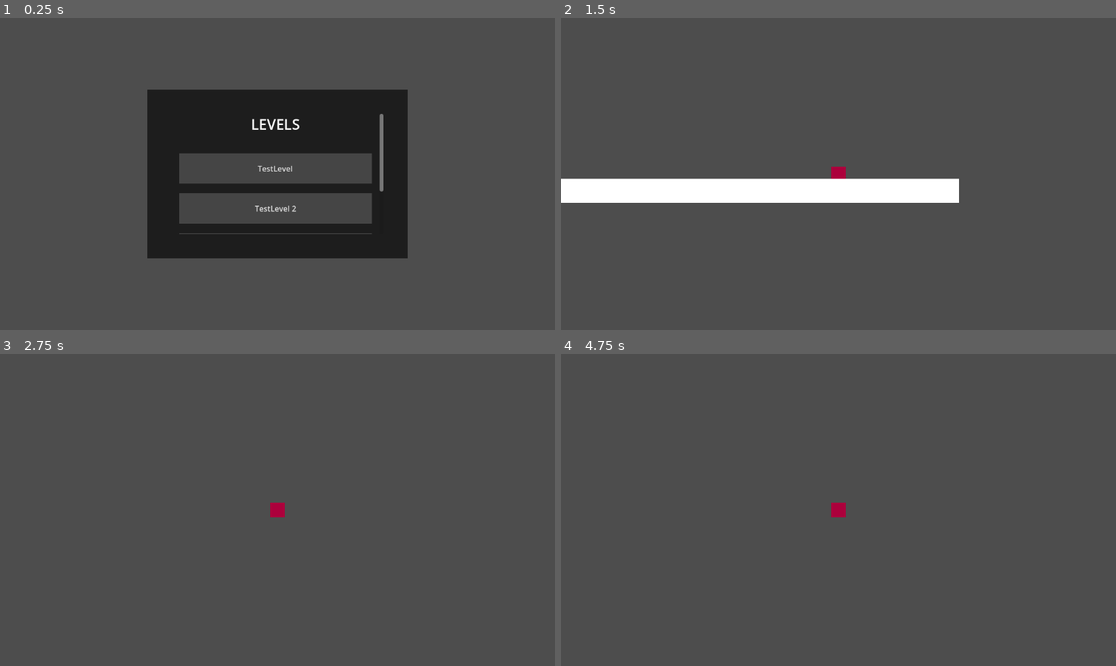
Above: before the commit, frames 1-4 (two rows, left to right).
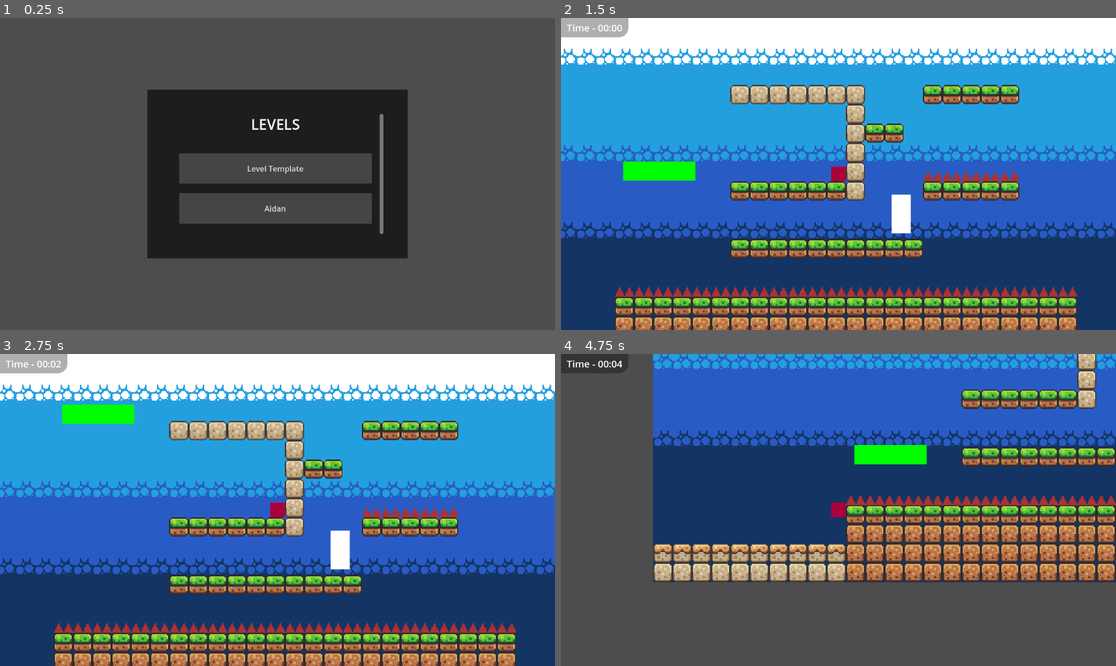
Above: after the commit, the same moments.

Repository: AHeathfield/MacGDC_LevelDesigner
Game: Godot game, scene res://Scenes/main.tscn
The game is run twice, just before and just after one commit, with the same random seed, the same clock (stepped at 60 frames per second) and the same inputs.
Inputs (mouse positions are in pixels of both pictures, inside the frame that each line leads up to):
- Up to frame 1 (0.25 s): no input
- Up to frame 2 (1.5 s): click "TestLevel" (after the commit: "Level Template") at 0.5 s; tap Enter at 1.25 s; move the mouse to (960, 158) at 1.27 s; hold D (Right) from 1.28 s (still down); hold Shift (Sprint) from 1.28 s (still down); click (960, 158) at 1.42 s
- Up to frame 3 (2.75 s): keep holding D (Right); tap Space (Jump) at 1.52, 2.27 s; move the mouse to (166, 525) at 2.02 s; release Shift (Sprint) at 2.03 s; tap Shift (Sprint) at 2.1 s
- Up to frame 4 (4.75 s): move the mouse to (894, 441) at 2.77 s; release D (Right) at 2.78 s; hold A (Left) 2.78-3.53 s; hold Shift (Sprint) 2.78-3.53 s; move the mouse to (810, 572) at 3.52 s; hold D (Right) from 3.53 s (still down); tap Shift (Sprint) at 3.6 s; click (810, 572) at 3.67 s; tap Space (Jump) at 3.77, 4.52 s; move the mouse to (1005, 556) at 4.27 s; hold Shift (Sprint) from 4.28 s (still down)

The runs differ from the first frame. In frame 1, 0.4% of the frame differs, in the area x 32-70%, y 47-70%; in frame 2, 100%; in frame 3, 100%, in the area x 0-100%, y 0-100%; in frame 4, 61%.

Commit message:
Made it so when adding levels to the select screen, you just add to the PackedArray export var in main, similar to how the Microgame jam does it, also added more info for the LevelInterface like level_name and creator_name

Diff:
--- a/Scenes/Levels/Aidan.tscn
+++ b/Scenes/Levels/Aidan.tscn
@@ -1,6 +1,7 @@
-[gd_scene load_steps=12 format=4 uid="uid://dovo7iifeecw0"]
+[gd_scene load_steps=13 format=4 uid="uid://dovo7iifeecw0"]
 
 [ext_resource type="Texture2D" uid="uid://cl1g44kygr1me" path="res://Assets/brackeys2025TestTilesheet.png" id="1_5ilr6"]
+[ext_resource type="Script" uid="uid://f12dr0237iw7" path="res://Scripts/level_template.gd" id="1_54oh3"]
 [ext_resource type="PackedScene" uid="uid://dj44kaa67lmof" path="res://Scenes/player.tscn" id="2_6yl3g"]
 [ext_resource type="Texture2D" uid="uid://cbxqn4rejymoe" path="res://Assets/four-seasons-tileset.png" id="2_10inc"]
 [ext_resource type="PackedScene" uid="uid://b8yytesk3fv1l" path="res://Scenes/goal_post.tscn" id="3_10inc"]
@@ -276,6 +277,9 @@
 [sub_resource type="WorldBoundaryShape2D" id="WorldBoundaryShape2D_ershp"]
 
 [node name="Level Template" type="Node2D"]
+script = ExtResource("1_54oh3")
+level_name = "Aidan"
+creator_name = "Aidan"
 
 [node name="Background" type="TileMapLayer" parent="."]
 tile_map_data = PackedByteArray("AAD3//j/AQAAAAkAAAD3//n/AQAAAAkAAAD3//r/AQAAAAoAAAD3//v/AQAAAAsAAAD3//z/AQAAAAsAAAD3// …(6064 unchanged characters)…
--- a/Scenes/Levels/Level Template.tscn
+++ b/Scenes/Levels/Level Template.tscn
@@ -285,6 +285,8 @@
 
 [node name="Level Template" type="Node2D"]
 script = ExtResource("1_ne7gb")
+level_name = "Level Template"
+creator_name = "Muiz"
 
 [node name="Background" type="TileMapLayer" parent="."]
 tile_map_data = PackedByteArray("AAAGAAQAAQAAAAkAAAAGAAUAAQAAAAkAAAAGAAYAAQAAAAoAAAAGAAcAAQAAAAsAAAAHAAQAAQAAAAkAAAAHAA …(14896 unchanged characters)…
--- a/Scenes/main.tscn
+++ b/Scenes/main.tscn
@@ -1,8 +1,10 @@
-[gd_scene load_steps=4 format=3 uid="uid://7njst416oj38"]
+[gd_scene load_steps=6 format=3 uid="uid://7njst416oj38"]
 
 [ext_resource type="Script" uid="uid://cvv747uc0l3p0" path="res://Scripts/GameManager.gd" id="1_jjgbg"]
 [ext_resource type="Script" uid="uid://ca7gj67ycxw4k" path="res://Scripts/World2d.gd" id="2_8gbba"]
 [ext_resource type="PackedScene" uid="uid://b27cmmm25qbc5" path="res://Scenes/LevelSelect.tscn" id="3_jjvhh"]
+[ext_resource type="PackedScene" uid="uid://dovo7iifeecw0" path="res://Scenes/Levels/Aidan.tscn" id="4_kry3j"]
+[ext_resource type="PackedScene" uid="uid://dmo44vue0vc72" path="res://Scenes/Levels/Level Template.tscn" id="5_21xkr"]
 
 [node name="GameManager" type="Node" node_paths=PackedStringArray("world_2d", "gui")]
 script = ExtResource("1_jjgbg")
@@ -22,3 +24,4 @@
 
 [node name="LevelSelect" parent="GUI" instance=ExtResource("3_jjvhh")]
 layout_mode = 1
+levels = Array[PackedScene]([ExtResource("5_21xkr"), ExtResource("4_kry3j")])
--- a/Scripts/LevelButton.gd
+++ b/Scripts/LevelButton.gd
@@ -1,14 +1,16 @@
 extends Button
 
+var level : LevelInterface
+
 func _on_pressed():
-	var levelPath = "res://Scenes/Levels/" + self.text + ".tscn"
+	#var levelPath = "res://Scenes/Levels/" + self.text + ".tscn"
 	var gm = Global.game_manager
-	if (FileAccess.file_exists(levelPath)):
-		gm.change_2d_scene(levelPath, gm.SceneAction.DELETE)
+	if (FileAccess.file_exists(level.scene_file_path)):
+		gm.change_2d_scene(level.scene_file_path, gm.SceneAction.DELETE)
 		gm.change_gui_scene("res://Scenes/MainMenu.tscn", gm.SceneAction.HIDE)
 		gm.current_gui_scene.visible = false
 	else:
-		printerr("Cannot find level scene at: " + levelPath + "\nMake sure the scene name is the same as the level name.")
+		printerr("Cannot find level scene at: " + level.scene_file_path + "\nMake sure the scene name is the same as the level name.")
 
 	# Hiding the GUI
 	#gm.current_gui_scene.visible = false
--- a/Scripts/LevelSelect.gd
+++ b/Scripts/LevelSelect.gd
@@ -1,21 +1,28 @@
 extends CenterContainer
 
+@export var levels : Array[PackedScene]
 # This will be an array of all the level names, we have to manually add them to this array but that's ok, it's not like we have 100+ levels...
 # If there is A LOT OF LEVELS we will automate this :)
-var levelNames: Array[String] = [
-	"TestLevel",
-	"TestLevel 2",
-	"Level Template",
-	"Aidan"
-]
+#var levelNames: Array[String] = [
+	#"TestLevel",
+	#"TestLevel 2",
+	#"Level Template",
+	#"Aidan"
+#]
 
 
 func _ready() -> void:
 	# Creates all the buttons to access the specific levels
 	var vBox = $PanelContainer/ScrollContainer/VBoxContainer
 	var levelButtonScene = preload("res://Scenes/LevelButton.tscn")
-	for level in levelNames:
-		# Creating level
+	#for level in levelNames:
+	for level in levels:
+		# Instantiating Level (for not adding it to world thats done when you click button)
+		var level_inst = level.instantiate() as LevelInterface
+
+		# Creating level Button
 		var newButton = levelButtonScene.instantiate()
-		newButton.text = level
+		newButton.level = level_inst
+		newButton.text = level_inst.level_name
+
 		vBox.add_child(newButton)
--- a/Scripts/level.gd
+++ b/Scripts/level.gd
@@ -1,5 +1,14 @@
 extends Node
 class_name LevelInterface
+
+# VARIABLES
+@export_group("Level Info")
+
+## The name of your level (displayed in level select).
+@export var level_name : String
+
+## You!
+@export var creator_name : String
 
 @onready var player = $Player
 @onready var tilemaplayer = $Mainground
Not shown: 1 places in Scenes/Levels/Level Template.tscn that only renumber resources
